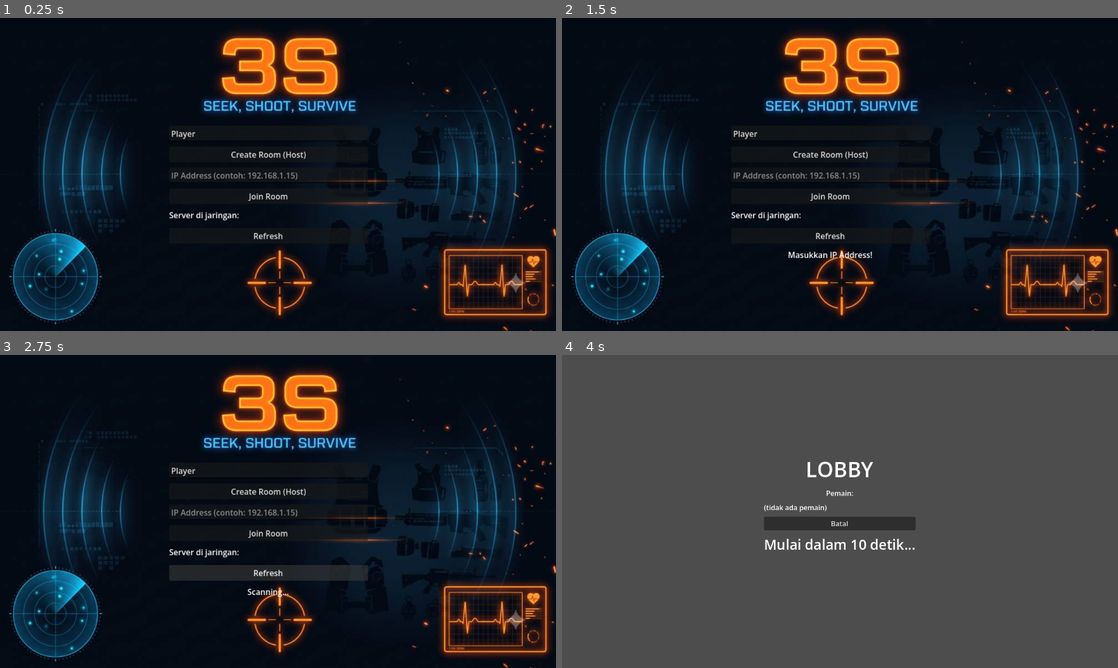
Above: before the commit, frames 1-4 (two rows, left to right).
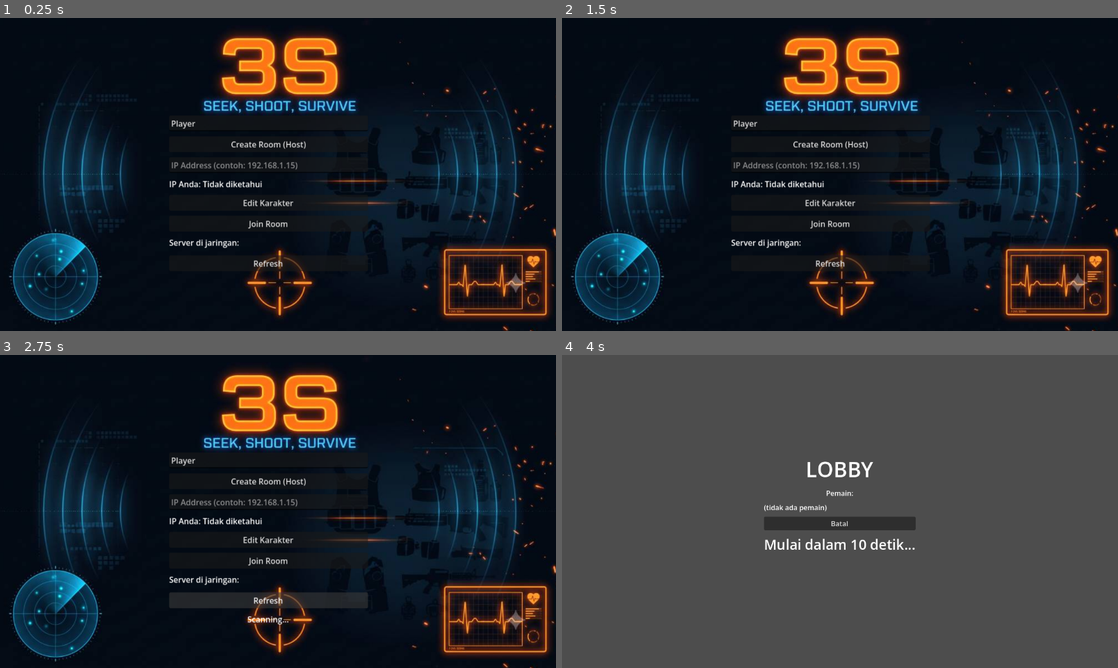
Above: after the commit, the same moments.

Repository: oktow/3S
Game: Godot game, scene res://scenes/MainMenu.tscn
The game is run twice, just before and just after one commit, with the same random seed, the same clock (stepped at 60 frames per second) and the same inputs.
Inputs (mouse positions are in pixels of both pictures, inside the frame that each line leads up to):
- Up to frame 1 (0.25 s): no input
- Up to frame 2 (1.5 s): click (828, 202) at 0.5 s, where only the run after the commit has a clickable "Edit Karakter"; click (1006, 221) at 1.25 s, where only the run after the commit has a clickable "Simpan"
- Up to frame 3 (2.75 s): click "Refresh" at 2 s
- Up to frame 4 (4 s): click "Create Room (Host)" at 2.75 s; click "Mulai Permainan" at 3.5 s

The runs differ from the first frame. In frame 1, 2.1% of the frame differs, in the area x 30-67%, y 32-81%; in frame 2, 2.3%; in frame 3, 4.9%, in the area x 30-67%, y 32-87%; in frame 4, nothing differs.

Commit message:
feat: add player editor scene with hat customization system
- PlayerEditor scene with 3D YBot preview in SubViewport
- Hat slot system with popup selection (Tanpa Topi / Topi Koboy)
- BoneAttachment3D on mixamorig_Head for hat attachment
- Edit Karakter button added to MainMenu
- Add cowboyhat.glb 3D model

Diff:
--- a/scenes/MainMenu.tscn
+++ b/scenes/MainMenu.tscn
@@ -54,6 +54,13 @@
 layout_mode = 2
 placeholder_text = "IP Address (contoh: 192.168.1.15)"
 
+[node name="IPLabel" type="Label" parent="TextureRect/VBoxContainer" unique_id=1600000001]
+layout_mode = 2
+
+[node name="EditCharBtn" type="Button" parent="TextureRect/VBoxContainer" unique_id=1113538214]
+layout_mode = 2
+text = "Edit Karakter"
+
 [node name="JoinBtn" type="Button" parent="TextureRect/VBoxContainer" unique_id=1585662878]
 layout_mode = 2
 text = "Join Room"
@@ -83,6 +90,7 @@
 one_shot = true
 
 [connection signal="pressed" from="TextureRect/VBoxContainer/CreateBtn" to="." method="_on_create_pressed"]
+[connection signal="pressed" from="TextureRect/VBoxContainer/EditCharBtn" to="." method="_on_edit_character_pressed"]
 [connection signal="pressed" from="TextureRect/VBoxContainer/JoinBtn" to="." method="_on_join_pressed"]
 [connection signal="pressed" from="TextureRect/VBoxContainer/RefreshBtn" to="." method="_on_refresh_pressed"]
 [connection signal="timeout" from="RefreshTimer" to="." method="_on_refresh_timer_timeout"]
--- /dev/null
+++ b/scenes/PlayerEditor.tscn
@@ -0,0 +1,152 @@
+[gd_scene load_steps=6 format=3 uid="uid://player_editor"]
+
+[ext_resource type="Script" path="res://scripts/PlayerEditor.gd" id="1"]
+[ext_resource type="PackedScene" path="res://assets/3d/ybot.glb" id="2"]
+
+[sub_resource type="Environment" id="env"]
+ambient_light_color = Color(0.3, 0.3, 0.35, 1)
+ambient_light_source = 0
+tonemap_mode = 2
+
+[sub_resource type="StyleBoxFlat" id="panel_bg"]
+bg_color = Color(0.08, 0.08, 0.1, 1)
+
+[sub_resource type="StyleBoxFlat" id="slot_border"]
+bg_color = Color(0.12, 0.12, 0.15, 1)
+border_width_left = 2
+border_width_top = 2
+border_width_right = 2
+border_width_bottom = 2
+border_color = Color(0.3, 0.3, 0.35, 1)
+
+[node name="PlayerEditor" type="Control"]
+layout_mode = 3
+anchors_preset = 15
+anchor_right = 1.0
+anchor_bottom = 1.0
+grow_horizontal = 2
+grow_vertical = 2
+script = ExtResource("1")
+
+[node name="SubViewportContainer" type="SubViewportContainer" parent="."]
+layout_mode = 1
+anchors_preset = 15
+anchor_right = 0.6
+anchor_bottom = 1.0
+grow_horizontal = 1
+grow_vertical = 2
+stretch = true
+
+[node name="SubViewport" type="SubViewport" parent="SubViewportContainer"]
+size = Vector2i(960, 720)
+transparent_bg = true
+render_target_update_mode = 4
+
+[node name="Camera3D" type="Camera3D" parent="SubViewportContainer/SubViewport"]
+transform = Transform3D(1, 0, 0, 0, 1, 0, 0, 0, 1, 0, 0.9, 2.5)
+current = true
+near = 0.1
+far = 10.0
+
+[node name="WorldEnvironment" type="WorldEnvironment" parent="SubViewportContainer/SubViewport"]
+environment = SubResource("env")
+
+[node name="DirectionalLight3D" type="DirectionalLight3D" parent="SubViewportContainer/SubViewport"]
+transform = Transform3D(0.707, -0.5, -0.5, 0, 0.707, -0.707, 0.707, 0.5, 0.5, 0, 3, 0)
+
+[node name="YBot" parent="SubViewportContainer/SubViewport" instance=ExtResource("2")]
+transform = Transform3D(-1, 0, 0, 0, 1, 0, 0, 0, -1, 0, 0, 0)
+
+[node name="HatPivot" type="BoneAttachment3D" parent="SubViewportContainer/SubViewport/YBot/Armature/Skeleton3D" index="0"]
+bone_name = "mixamorig_Head"
+
+[node name="Panel" type="Panel" parent="."]
+layout_mode = 1
+anchors_preset = 15
+anchor_left = 0.6
+anchor_right = 1.0
+anchor_top = 0.0
+anchor_bottom = 1.0
+grow_horizontal = 0
+theme_override_styles/panel = SubResource("panel_bg")
+
+[node name="VBoxContainer" type="VBoxContainer" parent="Panel"]
+layout_mode = 0
+anchors_preset = 8
+anchor_left = 0.5
+anchor_top = 0.5
+anchor_right = 0.5
+anchor_bottom = 0.5
+offset_left = -140.0
+offset_top = -160.0
+offset_right = 140.0
+offset_bottom = 160.0
+
+[node name="TitleLabel" type="Label" parent="Panel/VBoxContainer"]
+layout_mode = 2
+theme_override_font_sizes/font_size = 24
+text = "Edit Karakter"
+
+[node name="HSeparator" type="HSeparator" parent="Panel/VBoxContainer"]
+layout_mode = 2
+
+[node name="SlotLabel" type="Label" parent="Panel/VBoxContainer"]
+layout_mode = 2
+theme_override_colors/font_color = Color(0.6, 0.6, 0.6, 1)
+text = "Slot Kepala"
+
+[node name="HatSlot" type="Panel" parent="Panel/VBoxContainer"]
+layout_mode = 2
+custom_minimum_size = Vector2(0, 48)
+theme_override_styles/panel = SubResource("slot_border")
+mouse_filter = 0
+
+[node name="HBoxContainer" type="HBoxContainer" parent="Panel/VBoxContainer/HatSlot"]
+layout_mode = 1
+anchors_preset = 15
+anchor_right = 1.0
+anchor_bottom = 1.0
+offset_left = 5.0
+offset_right = -5.0
+grow_horizontal = 2
+grow_vertical = 2
+
+[node name="HatIcon" type="TextureRect" parent="Panel/VBoxContainer/HatSlot/HBoxContainer"]
+custom_minimum_size = Vector2(32, 32)
+layout_mode = 2
+size_flags_vertical = 4
+expand_mode = 1
+stretch_mode = 5
+
+[node name="HatNameLabel" type="Label" parent="Panel/VBoxContainer/HatSlot/HBoxContainer"]
+layout_mode = 2
+size_flags_horizontal = 3
+text = "Tanpa Topi"
+vertical_alignment = 1
+
+[node name="HatPopup" type="PopupPanel" parent="Panel/VBoxContainer"]
+visible = false
+
+[node name="PopupVBox" type="VBoxContainer" parent="Panel/VBoxContainer/HatPopup"]
+layout_mode = 2
+offset_left = 4.0
+offset_top = 4.0
+offset_right = 204.0
+offset_bottom = 96.0
+custom_minimum_size = Vector2(200, 0)
+
+[node name="Spacer" type="Control" parent="Panel/VBoxContainer"]
+layout_mode = 2
+size_flags_vertical = 3
+
+[node name="SaveBtn" type="Button" parent="Panel/VBoxContainer"]
+layout_mode = 2
+text = "Simpan"
+
+[node name="BackBtn" type="Button" parent="Panel/VBoxContainer"]
+layout_mode = 2
+text = "Kembali"
+
+[connection signal="gui_input" from="Panel/VBoxContainer/HatSlot" to="." method="_on_hat_slot_gui_input"]
+[connection signal="pressed" from="Panel/VBoxContainer/SaveBtn" to="." method="_on_save_pressed"]
+[connection signal="pressed" from="Panel/VBoxContainer/BackBtn" to="." method="_on_back_pressed"]
--- a/scripts/MainMenu.gd
+++ b/scripts/MainMenu.gd
@@ -2,6 +2,7 @@
 
 @onready var name_input: LineEdit = $TextureRect/VBoxContainer/NameInput
 @onready var ip_input: LineEdit = $TextureRect/VBoxContainer/IPInput
+@onready var ip_label: Label = $TextureRect/VBoxContainer/IPLabel
 @onready var status_label: Label = $TextureRect/VBoxContainer/StatusLabel
 @onready var server_list: VBoxContainer = $TextureRect/VBoxContainer/ServerListContainer/ServerList
 @onready var refresh_timer: Timer = $RefreshTimer
@@ -18,6 +19,7 @@
 	udp_broadcaster.set_dest_address("255.255.255.255", NetworkManager.DISCOVERY_PORT)
 
 	start_listening_for_broadcasts()
+	ip_label.text = "IP Anda: %s" % _get_local_ip()
 
 
 func start_listening_for_broadcasts() -> void:
@@ -50,11 +52,53 @@
 	server_list.add_child(btn)
 
 
+func _get_local_ip() -> String:
+	var interfaces: Array = IP.get_local_interfaces()
+	var candidates: Array[String] = []
+
+	for iface in interfaces:
+		var friendly: String = iface.get("friendly", "").to_lower()
+		var iface_name: String = iface.get("name", "").to_lower()
+		var combined: String = friendly + " " + iface_name
+
+		# Skip adapter virtual / VPN
+		if "virtual" in combined or "vmware" in combined or "virtualbox" in combined:
+			continue
+		if "docker" in combined or "tailscale" in combined or "vEthernet" in combined:
+			continue
+		if "bluetooth" in combined or "loopback" in combined or "localhost" in combined:
+			continue
+		if "pbl" in combined or "isatap" in combined or "teredo" in combined:
+			continue
+
+		# Ambil IPv4 dari interface ini
+		for addr: String in iface["addresses"]:
+			if addr.begins_with("127.") or addr.begins_with("169.254."):
+				continue
+			if "." in addr:
+				candidates.append(addr)
+
+	if not candidates.is_empty():
+		return candidates[0]
+
+	# Fallback: ambil IPv4 pertama yg bukan loopback
+	for addr: String in IP.get_local_addresses():
+		if addr.begins_with("127."):
+			continue
+		if "." in addr:
+			return addr
+	return "Tidak diketahui"
+
+
 func _get_player_name() -> String:
 	var p_name: String = name_input.text.strip_edges()
 	if p_name.is_empty():
 		return "Player"
 	return p_name
+
+
+func _on_edit_character_pressed() -> void:
+	get_tree().change_scene_to_file("res://scenes/PlayerEditor.tscn")
 
 
 func _on_create_pressed() -> void:
--- /dev/null
+++ b/scripts/PlayerEditor.gd
@@ -0,0 +1,91 @@
+extends Control
+
+const HATS := [
+	{"name": "Tanpa Topi", "scene": null, "icon": null},
+	{"name": "Topi Koboy", "scene": preload("res://assets/3d/cowboyhat.glb"), "icon": null},
+]
+
+var current_hat_index: int = 1
+
+@onready var hat_pivot: BoneAttachment3D = $SubViewportContainer/SubViewport/YBot/Armature/Skeleton3D/HatPivot
+@onready var hat_slot: Panel = $Panel/VBoxContainer/HatSlot
+@onready var hat_icon: TextureRect = $Panel/VBoxContainer/HatSlot/HBoxContainer/HatIcon
+@onready var hat_name_label: Label = $Panel/VBoxContainer/HatSlot/HBoxContainer/HatNameLabel
+@onready var hat_popup: PopupPanel = $Panel/VBoxContainer/HatPopup
+@onready var hat_options: VBoxContainer = $Panel/VBoxContainer/HatPopup/PopupVBox
+
+
+func _ready() -> void:
+	_setup_camera()
+	_setup_animation()
+	_setup_hat_popup()
+	_update_ui()
+	_apply_hat(current_hat_index)
+
+
+func _setup_camera() -> void:
+	var cam: Camera3D = $SubViewportContainer/SubViewport/Camera3D
+	cam.look_at(Vector3(0, 0.9, 0))
+
+
+func _setup_animation() -> void:
+	var ap: AnimationPlayer = $SubViewportContainer/SubViewport/YBot/AnimationPlayer
+	if ap and ap.has_animation("idle"):
+		ap.play("idle")
+
+
+func _setup_hat_popup() -> void:
+	for i in HATS.size():
+		var btn := Button.new()
+		btn.text = HATS[i]["name"]
+		btn.pressed.connect(_on_hat_selected.bind(i))
+		hat_options.add_child(btn)
+
+
+func _on_hat_selected(index: int) -> void:
+	current_hat_index = index
+	hat_popup.hide()
+	_update_ui()
+	_apply_hat(index)
+
+
+func _update_ui() -> void:
+	hat_name_label.text = HATS[current_hat_index]["name"]
+	hat_icon.texture = HATS[current_hat_index]["icon"]
+
+
+func _apply_hat(index: int) -> void:
+	# Clear existing children immediately
+	for child in hat_pivot.get_children():
+		hat_pivot.remove_child(child)
+		child.queue_free()
+
+	var scene: PackedScene = HATS[index]["scene"]
+	if scene:
+		var hat: Node = scene.instantiate()
+		hat_pivot.add_child(hat)
+
+		# Reset transform
+		if hat is Node3D:
+			hat.transform = Transform3D.IDENTITY
+			# Reset local transform of mesh inside GLB
+			for mesh in hat.find_children("*", "MeshInstance3D", true):
+				mesh.transform = Transform3D.IDENTITY
+
+		print("Hat added to pivot: ", hat.name, " parent: ", hat.get_parent().name)
+
+
+func _on_hat_slot_gui_input(event: InputEvent) -> void:
+	if event is InputEventMouseButton and event.pressed and event.button_index == MOUSE_BUTTON_LEFT:
+		var rect: Rect2 = hat_slot.get_global_rect()
+		hat_popup.popup(Rect2i(rect.position, rect.size))
+
+
+func _on_save_pressed() -> void:
+	# Future implementation: save character data
+	print("Karakter disimpan: ", HATS[current_hat_index]["name"])
+	get_tree().change_scene_to_file("res://scenes/MainMenu.tscn")
+
+
+func _on_back_pressed() -> void:
+	get_tree().change_scene_to_file("res://scenes/MainMenu.tscn")
Binary file added: assets/3d/Pistol_1.glb
Not shown, added: assets/3d/Pistol_1.glb.import
Binary file added: assets/3d/cowboyhat.glb
Not shown, added: assets/3d/cowboyhat.glb.import
Not shown, added: scripts/PlayerEditor.gd.uid
